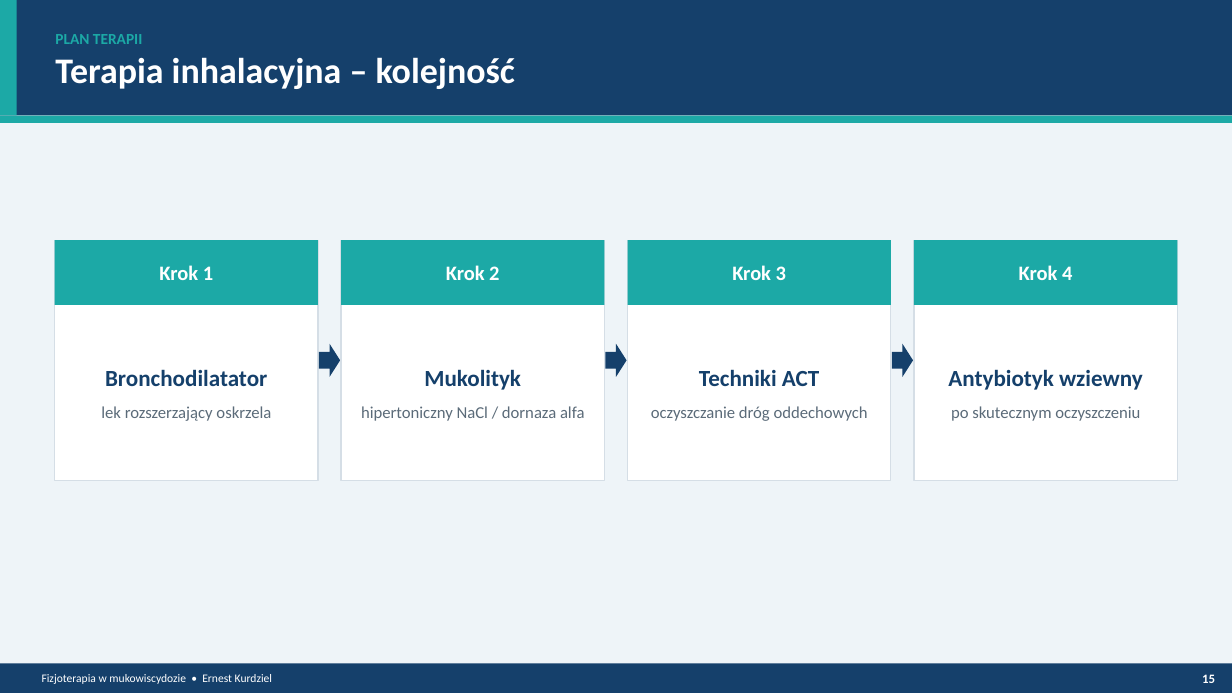
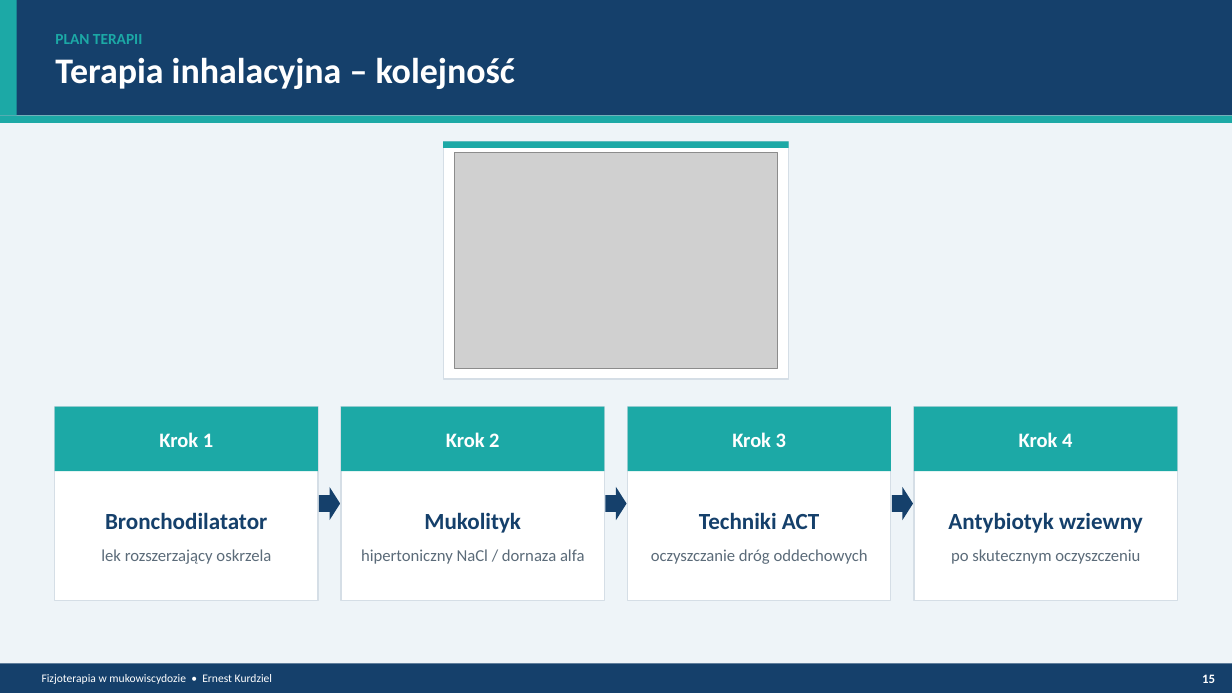
Before and after one commit to ernestkurdziel-max/eqwdfqae, a slide deck: slide 16 of Fizjoterapia_mukowiscydoza_prezentacja.pptx. Drawn at 1232x693 pixels with LibreOffice and Linux fonts; fonts in the diff are those of the drawing; grey boxes stand for pictures. Boxes give left, top, right and bottom in pixels: in the first picture for what was removed or moved away, otherwise in the second. Text is boxed around its words. In the diff, an @@ line names an element or a change of style, - is before the commit and + after.

```diff
--- a/Fizjoterapia_mukowiscydoza_prezentacja.pptx
+++ b/Fizjoterapia_mukowiscydoza_prezentacja.pptx
@@ rectangle: place and size @@
-rectangle at (55, 240, 318, 481)
+rectangle at (444, 141, 789, 379)
@@ rectangle: place and size @@
-rectangle at (55, 240, 318, 305)
+rectangle at (444, 141, 789, 148)
@@ picture added at (455, 152, 778, 368) @@
@@ rectangle added at (55, 407, 318, 601), fill #FFFFFF, outline #D5DEE6 1 pt @@
@@ rectangle added at (55, 407, 318, 471), fill #1CA9A6 @@
@@ rectangle: place and size @@
-rectangle at (341, 240, 604, 481)
+rectangle at (341, 407, 604, 601)
@@ rectangle: place and size @@
-rectangle at (628, 240, 891, 481)
+rectangle at (628, 407, 891, 601)
@@ 4 texts, 3 rectangles: place and size @@
-4 texts, 3 rectangles at (159, 240, 1177, 305)
+4 texts, 3 rectangles at (159, 407, 1177, 471)
@@ rectangle: place and size @@
-rectangle at (914, 240, 1177, 481)
+rectangle at (914, 407, 1177, 601)
@@ text "Bronchodilatator": place and size @@
-text "Bronchodilatator" at (101, 369, 271, 421)
+text "Bronchodilatator" at (101, 512, 271, 564)
@@ text "Mukolityk": place and size @@
-text "Mukolityk" at (361, 369, 585, 421)
+text "Mukolityk" at (361, 512, 585, 564)
@@ text "Techniki ACT": place and size @@
-text "Techniki ACT" at (651, 369, 868, 421)
+text "Techniki ACT" at (651, 512, 868, 564)
@@ 3 right arrows: place and size @@
-3 right arrows at (319, 344, 913, 377)
+3 right arrows at (319, 487, 913, 520)
@@ text "Antybiotyk wziewny": place and size @@
-text "Antybiotyk wziewny" at (948, 369, 1143, 421)
+text "Antybiotyk wziewny" at (948, 512, 1143, 564)
```
Also in this commit, not shown: 5 other slides changed, 7 other files.
